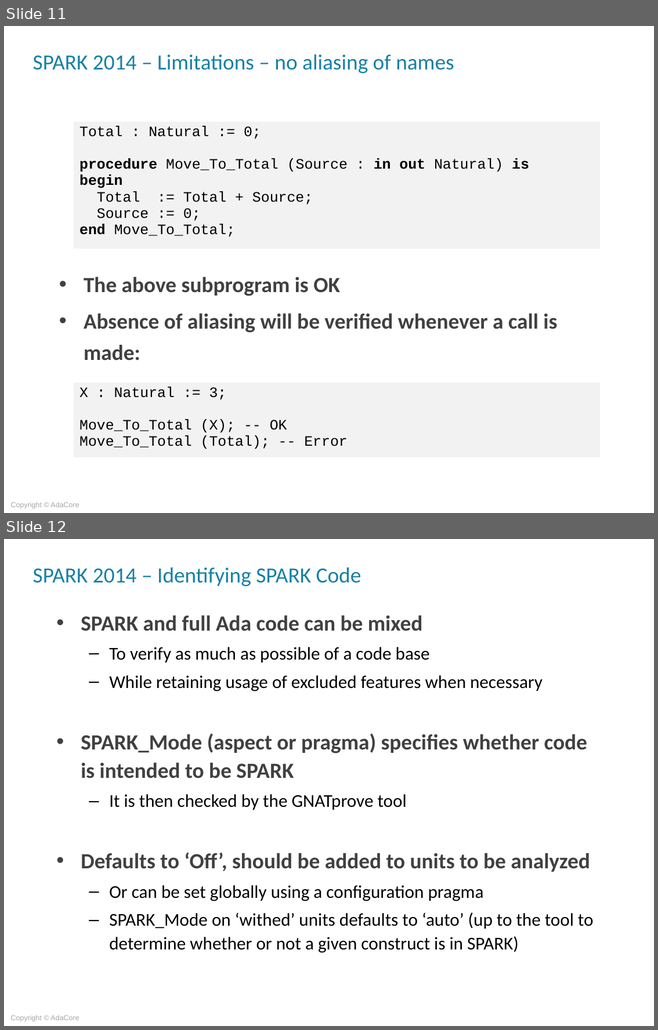
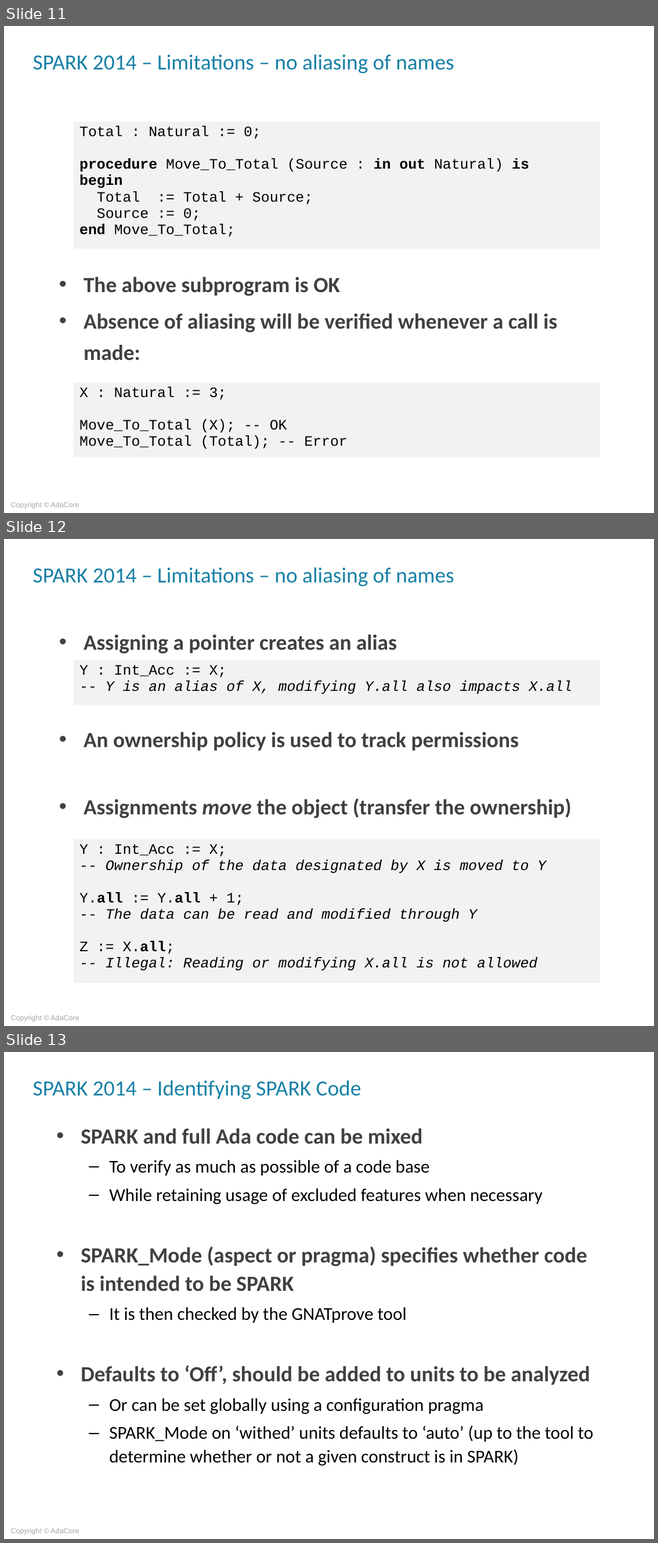
Before and after one commit to AdaCoreU/Courses, a slide deck: lectures/06_SPARK_2014/01_Overview/Slides/01_Overview.ppt. Shown one above the other, each under a label of ours: slides 11 and 12 before the commit, slides 11, 12 and 13 after it. The pictures are 658x1030 and 658x1543 pixels, drawn with LibreOffice and Linux fonts; fonts in the diff are those of the drawing; background and template pictures are left out. Boxes give left, top, right and bottom in pixels: in the first picture for what was removed or moved away, otherwise in the second. Text is boxed around its words. In the diff, an @@ line names an element or a change of style, - is before the commit and + after.

Commit message:
Add a slide about ownership in SPARK overview

```diff
--- a/lectures/06_SPARK_2014/01_Overview/Slides/01_Overview.ppt
+++ b/lectures/06_SPARK_2014/01_Overview/Slides/01_Overview.ppt
@@ slide 12 added at (4, 539, 654, 1026), background picture (left out); not listed: 1 template element that a slide beside it also shows @@
@@ title added at (33, 567, 453, 587), 24 pt, text #1780A6 @@
+SPARK 2014 – Limitations – no aliasing of names
@@ text added at (83, 634, 571, 819), 24 pt, text #404040, bold @@
+• Assigning a pointer creates an alias
+• An ownership policy is used to track permissions
+• Assignments move the object (transfer the ownership)
@@ table added at (73, 660, 600, 706), 1 rows, 1 columns @@
+Y : Int_Acc := X; / -- Y is an alias of X, modifying Y.all also impacts X.all
@@ table added at (73, 839, 600, 984), 1 rows, 1 columns @@
+Y : Int_Acc := X; / -- Ownership of the data designated by X is moved to Y / Y.all := Y.all + 1; / -- The data can be read and modified through Y / Z := X.all; / -- Illegal: Reading or modifying X.all is not allowed
@@ what was slide 12 is now slide 13 @@
```
Also in this commit, not shown: 2 slides changed, 1 other file.
